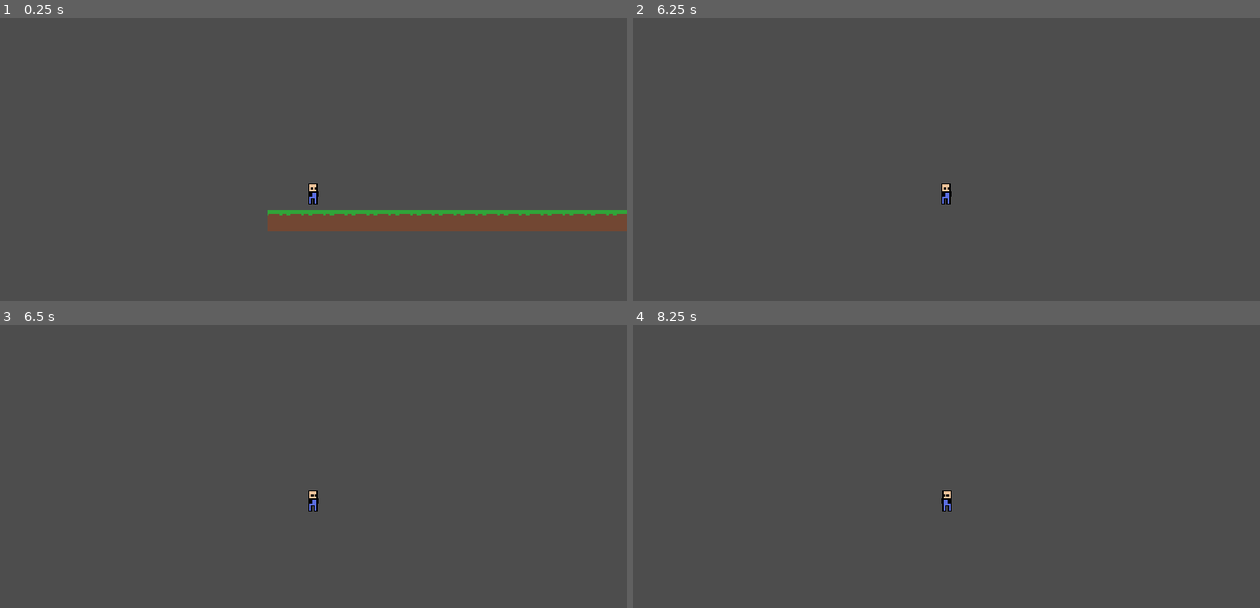
Above: before the commit, frames 1-4 (two rows, left to right).
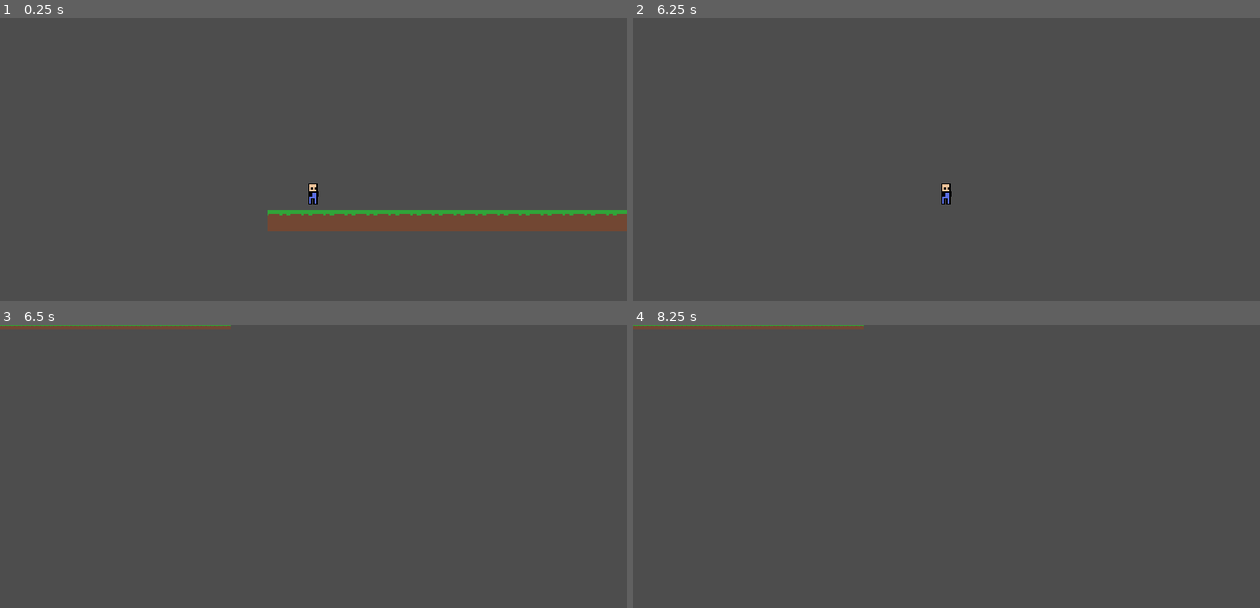
Above: after the commit, the same moments.

Repository: Danon329/InnerTurmoil
Game: Godot game, scene res://scenes/levels/BaseScene.tscn
Same seed, same stepped clock (60 frames per second), same inputs: the game is played once before the commit and once after it.
Inputs:
- Up to frame 1 (0.25 s): no input
- Up to frame 2 (6.25 s): hold Space (jump) 0.53-1.28 s; hold D (right) 0.53-2.03 s; tap Space (jump) at 1.35, 1.52, 1.82, 2.85, 3.02, 3.32, 4.35, 4.52, 4.82, 5.85, 6.02 s; hold Space (jump) 2.03-2.78 s; hold A (left) 2.03-4.28 s; hold Space (jump) 3.53-4.28 s; hold D (right) from 4.28 s (still down); hold Space (jump) 5.03-5.78 s; tap Enter at 5.75 s
- Up to frame 3 (6.5 s): keep holding D (right); tap Space (jump) at 6.32 s
- Up to frame 4 (8.25 s): tap Space (jump) at 6.5, 7.35, 7.52, 7.82, 8 s; hold Space (jump) 6.53-7.28 s; tap Enter at 7.25 s; release D (right) at 8.03 s; hold A (left) from 8.03 s (still down); hold Space (jump) from 8.03 s (still down)

Frames 1-2 are identical in both runs. In frame 3, 0.6% of the frame differs, in the area x 0-51%, y 0-66%; in frame 4, 0.6%.

Commit message:
PlayerComponent

Diff:
--- a/UnseenEmotions/scenes/entities/player/Player.gd
+++ b/UnseenEmotions/scenes/entities/player/Player.gd
@@ -1,32 +1,7 @@
 class_name Player
 extends CharacterBody2D
 
-@export var speed: float = 150.0
-@export var jump: float = -200.0
-
-@onready var sprite_2d: Sprite2D = $Sprite2D
-
-const GRAVITY: float = 400.0
-const MAX_FALL: float = 800.0
-
-var _jumped: bool = false
+@onready var player_component: PlayerComponent = $PlayerComponent
 
 func _physics_process(delta: float) -> void:
-	if !is_on_floor():
-		velocity.y += GRAVITY * delta
-
-	movement_input()
-
-	move_and_slide()
-
-func movement_input() -> void:
-	if is_on_floor() and Input.is_action_pressed("jump"):
-		velocity.y = jump
-		_jumped = true
-	if Input.is_action_just_released("jump") and _jumped:
-		velocity.y = 0.0
-		_jumped = false
-
-	velocity.x = speed * Input.get_axis("left", "right")
-	if not is_equal_approx(velocity.x, 0.0):
-		sprite_2d.flip_h = velocity.x < 0
+	player_component.process_body(delta)
--- a/UnseenEmotions/scenes/entities/player/Player.tscn
+++ b/UnseenEmotions/scenes/entities/player/Player.tscn
@@ -1,14 +1,23 @@
-[gd_scene load_steps=4 format=3 uid="uid://djtd3620k7qxf"]
+[gd_scene load_steps=6 format=3 uid="uid://djtd3620k7qxf"]
 
 [ext_resource type="Script" uid="uid://cknorg5rbkti1" path="res://scenes/entities/player/Player.gd" id="1_afppm"]
 [ext_resource type="Texture2D" uid="uid://d1dbga4xo0pte" path="res://assets/PlayerPlaceholder.png" id="1_tlaso"]
+[ext_resource type="PackedScene" uid="uid://4okbce2nwevk" path="res://scenes/entities/player/PlayerComponent.tscn" id="2_n1xdv"]
 
 [sub_resource type="CapsuleShape2D" id="CapsuleShape2D_afppm"]
 radius = 3.0
 height = 14.0
 
+[sub_resource type="CapsuleShape2D" id="CapsuleShape2D_n1xdv"]
+radius = 3.0
+height = 12.0
+
 [node name="Player" type="CharacterBody2D"]
 script = ExtResource("1_afppm")
+
+[node name="PlayerComponent" parent="." node_paths=PackedStringArray("player", "sprite") instance=ExtResource("2_n1xdv")]
+player = NodePath("..")
+sprite = NodePath("../Sprite2D")
 
 [node name="Sprite2D" type="Sprite2D" parent="."]
 texture = ExtResource("1_tlaso")
@@ -17,5 +26,13 @@
 position = Vector2(0, 1)
 shape = SubResource("CapsuleShape2D_afppm")
 
+[node name="HitBox" type="Area2D" parent="."]
+
+[node name="CollisionShape2D" type="CollisionShape2D" parent="HitBox"]
+position = Vector2(-1, 1)
+shape = SubResource("CapsuleShape2D_n1xdv")
+
 [node name="Camera2D" type="Camera2D" parent="."]
 zoom = Vector2(5, 5)
+
+[connection signal="area_entered" from="HitBox" to="PlayerComponent" method="_on_hit_box_area_entered"]
--- /dev/null
+++ b/UnseenEmotions/scenes/entities/player/PlayerComponent.gd
@@ -0,0 +1,71 @@
+class_name PlayerComponent
+extends Node
+
+enum State {
+	PLAY,
+	STOP
+}
+
+# Variables that are changeable
+@export var player: Player
+@export var sprite: Sprite2D # change for animated sprite
+@export var speed: float = 150.0
+@export var jump: float = -200.0
+
+const GRAVITY: float = 400.0
+const MAX_FALL: float = 800.0
+
+var _jumped: bool = false
+var _current_state: State = State.PLAY
+
+func _unhandled_input(event: InputEvent) -> void:
+	pass
+
+
+func process_body(delta: float) -> void:
+	match _current_state:
+		State.PLAY:
+			# Apply gravity
+			if !player.is_on_floor():
+				player.velocity.y += GRAVITY * delta
+
+			movement_input()
+			fall_out_of_bounds()
+			player.move_and_slide()
+		State.STOP:
+			pass
+		_:
+			pass
+
+
+
+func movement_input() -> void:
+	# Jump Logic
+	if player.is_on_floor() and Input.is_action_pressed("jump"):
+		player.velocity.y = jump
+		_jumped = true
+	if Input.is_action_just_released("jump") and _jumped:
+		player.velocity.y = 0.0
+		_jumped = false
+
+	# Movement (left, right) Logic
+	player.velocity.x = speed * Input.get_axis("left", "right")
+	if not is_equal_approx(player.velocity.x, 0.0):
+		sprite.flip_h = player.velocity.x < 0
+
+
+func fall_out_of_bounds() -> void:
+	if player.position.y >= MAX_FALL:
+		owner.queue_free()
+
+
+func attack() -> void:
+	pass
+
+
+func take_damage() -> void:
+	pass
+
+
+func _on_hit_box_area_entered(area: Area2D) -> void:
+	take_damage()
--- /dev/null
+++ b/UnseenEmotions/scenes/entities/player/PlayerComponent.tscn
@@ -0,0 +1,6 @@
+[gd_scene load_steps=2 format=3 uid="uid://4okbce2nwevk"]
+
+[ext_resource type="Script" uid="uid://c1qh8uia6loxm" path="res://scenes/entities/player/PlayerComponent.gd" id="1_3lnrm"]
+
+[node name="PlayerComponent" type="Node"]
+script = ExtResource("1_3lnrm")
--- a/UnseenEmotions/scenes/levels/BaseScene.tscn
+++ b/UnseenEmotions/scenes/levels/BaseScene.tscn
@@ -21,3 +21,5 @@
 
 [node name="Player" parent="." instance=ExtResource("2_8e8wr")]
 position = Vector2(34, -25)
+
+[editable path="Player"]
Not shown, added: UnseenEmotions/scenes/entities/player/PlayerComponent.gd.uid
